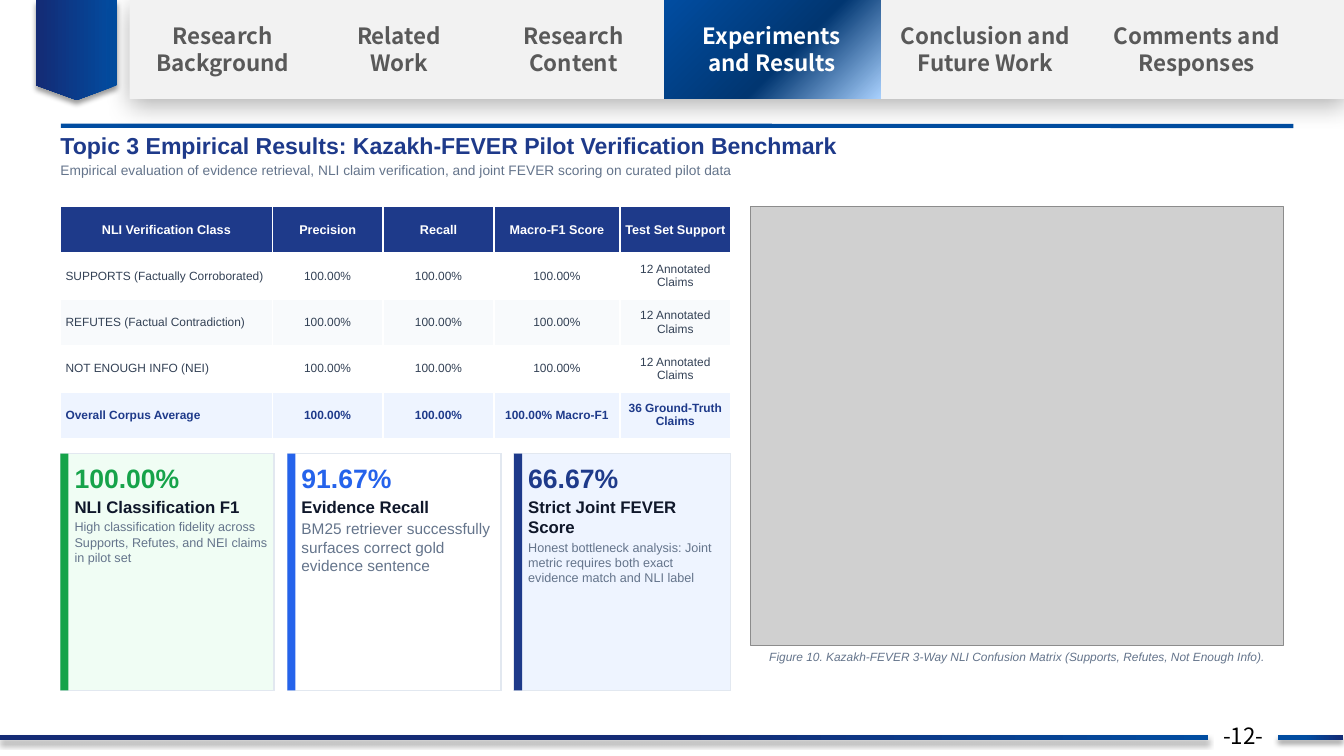
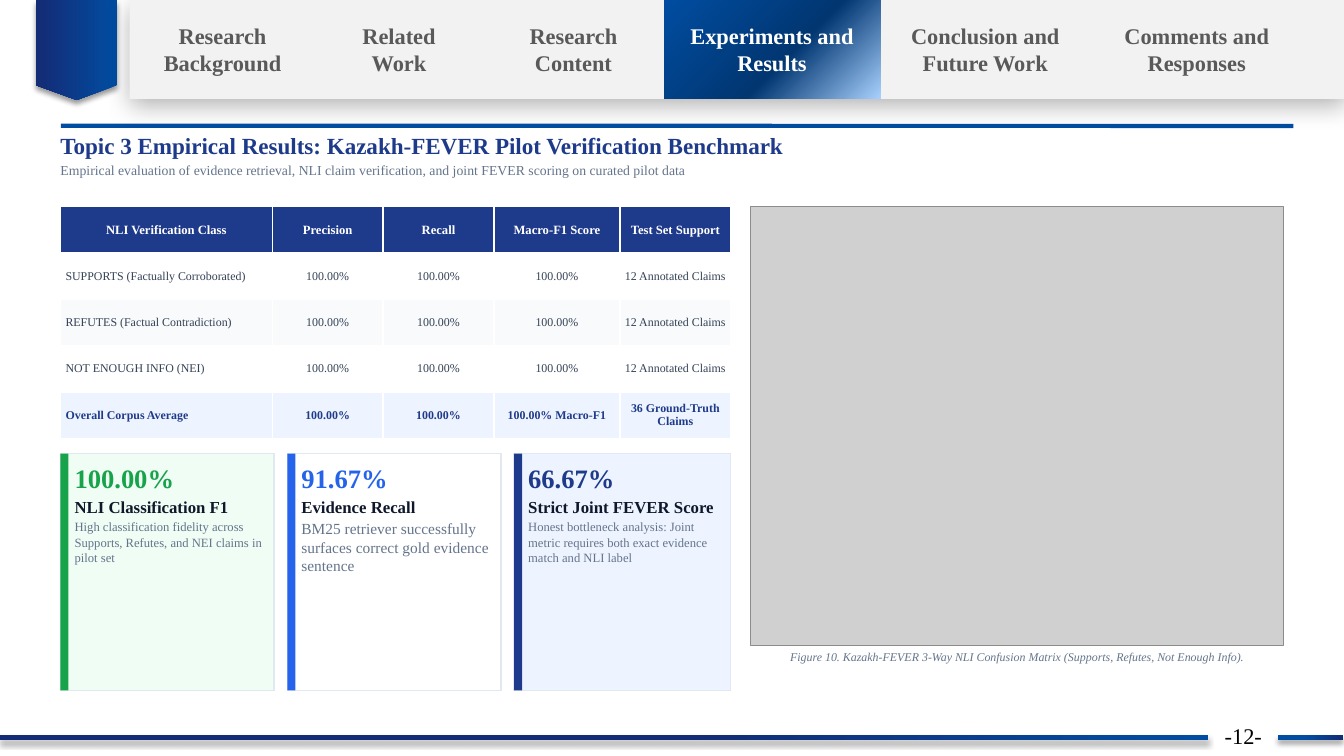
Before and after one commit to nKa1i/kazakh-ai-text-detection, a slide deck: slide 14 of Kazakh_AI_Detection_Thesis_Progress_Prof_Guo.pptx. Drawn at 1344x756 pixels with LibreOffice and Linux fonts; fonts in the diff are those of the drawing; grey boxes stand for pictures; background and template pictures are left out. Boxes give left, top, right and bottom in pixels: in the first picture for what was removed or moved away, otherwise in the second. Text is boxed around its words. In the diff, an @@ line names an element or a change of style, - is before the commit and + after.

Commit message:
fix(presentation): unify all Latin typography to Times New Roman across deck and theme
- Replace FONT_TITLE and FONT_BODY default 'Arial' with 'Times New Roman' across presentation scripts
- Update presentation theme XML (theme1.xml) majorFont and minorFont Latin typefaces to 'Times New Roman'
- Normalize all 23 slides (paragraphs, runs, table cells) so all English, Latin, numbers, and formulas consistently use Times New Roman (0 instances of Arial remaining)
- Preserve Microsoft YaHei for Chinese characters and leave manual font size adjustments untouched
- Add test_all_latin_fonts_are_times_new_roman to test_presentation_content.py (321 tests passing)

```diff
--- a/Kazakh_AI_Detection_Thesis_Progress_Prof_Guo.pptx
+++ b/Kazakh_AI_Detection_Thesis_Progress_Prof_Guo.pptx
@@ font Noto Sans CJK SC to Times New Roman in 7 elements at [1225, 729, 1262, 744], [530, 28, 618, 71], [164, 28, 281, 76], [362, 28, 435, 72], [690, 27, 853, 72], [911, 28, 1059, 72], [1124, 28, 1269, 76] @@
@@ table at [60, 207, 731, 439] @@
@@ font Arial to Times New Roman @@
@@ font Arial to Times New Roman in 5 elements at [60, 137, 783, 178], [75, 470, 262, 565], [301, 470, 489, 571], [528, 470, 714, 562], [790, 652, 1244, 663] @@
```
Also in this commit, not shown: 22 other slides changed, 4 other files.
